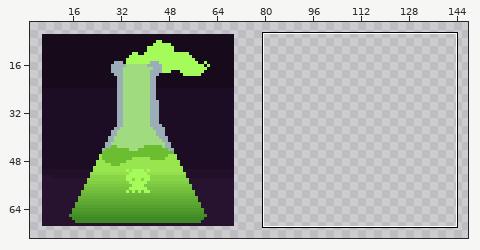
Sprite sheet -- assets/Assets/images/habilidades/poison syrup.png. Above: a wide view before the commit, with the close-up outlined.
Close-up. The starting point:
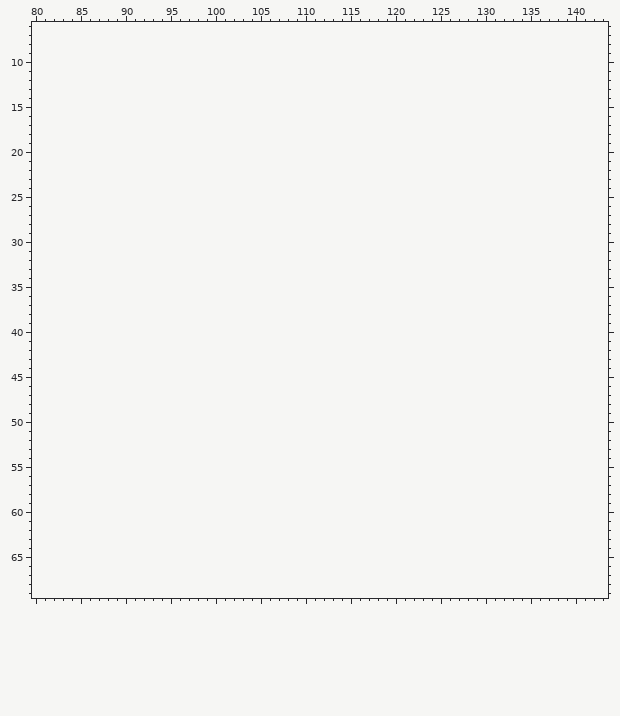
The file is 64x64 pixels. Colours within 5 levels of each other are drawn and written as one. Shown: x 80..143, y 6..69. The old version is drawn lined up with the new one, on the new canvas. The wide view leaves out empty margins.
Now the later version:
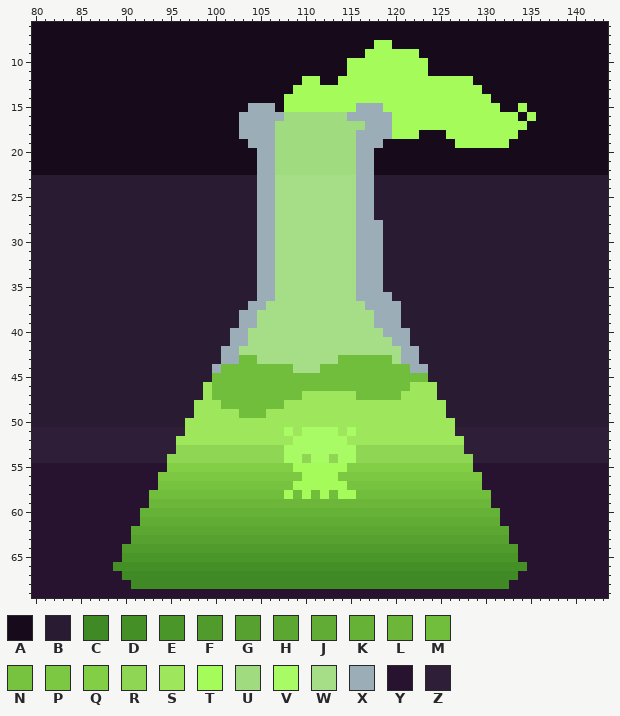
Palette (. is transparent): A #160a1b  B #291c32  C #3f8a24  D #459026  E #4a9629  F #509b2c  G #56a12f  H #5ba731  J #61ac34  K #66b237  L #6cb73a  M #71bd3c  N #77c33f  P #7dc842  Q #82ce45  R #8ed653  S #9ee65b  T #a4fb5a  U #a0dc7f  V #a9fb65  W #a5de87  X #9badb7  Y #271230  Z #2e1e38
Diff:
canvas 64x64 -> 150x76, the old top-left corner now at 6,6
Changed rows in their new state; - is an unchanged pixel.
first column x 80:
 6 AAAAAAAAAAAAAAAAAAAAAAAAAAAAAAAAAAAAAAAAAAAAAAAAAAAAAAAAAAAAAAAA
 7 AAAAAAAAAAAAAAAAAAAAAAAAAAAAAAAAAAAAAAAAAAAAAAAAAAAAAAAAAAAAAAAA
 8 AAAAAAAAAAAAAAAAAAAAAAAAAAAAAAAAAAAAAATTAAAAAAAAAAAAAAAAAAAAAAAA
 9 AAAAAAAAAAAAAAAAAAAAAAAAAAAAAAAAAAAAATTTTTTAAAAAAAAAAAAAAAAAAAAA
10 AAAAAAAAAAAAAAAAAAAAAAAAAAAAAAAAAAATTTTTTTTTAAAAAAAAAAAAAAAAAAAA
11 AAAAAAAAAAAAAAAAAAAAAAAAAAAAAAAAAAATTTTTTTTTAAAAAAAAAAAAAAAAAAAA
12 AAAAAAAAAAAAAAAAAAAAAAAAAAAAAATTAATTTTTTTTTTTTTTTAAAAAAAAAAAAAAA
13 AAAAAAAAAAAAAAAAAAAAAAAAAAAAATTTTTTTTTTTTTTTTTTTTTAAAAAAAAAAAAAA
14 AAAAAAAAAAAAAAAAAAAAAAAAAAAATTTTTTTTTTTTTTTTTTTTTTTAAAAAAAAAAAAA
15 AAAAAAAAAAAAAAAAAAAAAAAAXXXATTTTTTTTXXXTTTTTTTTTTTTTAATAAAAAAAAA
16 AAAAAAAAAAAAAAAAAAAAAAAXXXXXUUUUUUUXXXXXTTTTTTTTTTTTTTATAAAAAAAA
17 AAAAAAAAAAAAAAAAAAAAAAAXXXXUUUUUUUUUUXXXTTTTTTTTTTTTTTTAAAAAAAAA
18 AAAAAAAAAAAAAAAAAAAAAAAXXXXUUUUUUUUUXXXXTTTAAATTTTTTTTAAAAAAAAAA
19 AAAAAAAAAAAAAAAAAAAAAAAAXXXUUUUUUUUUXXXAAAAAAAATTTTTTAAAAAAAAAAA
20 AAAAAAAAAAAAAAAAAAAAAAAAAXXUUUUUUUUUXXAAAAAAAAAAAAAAAAAAAAAAAAAA
21 AAAAAAAAAAAAAAAAAAAAAAAAAXXUUUUUUUUUXXAAAAAAAAAAAAAAAAAAAAAAAAAA
22 AAAAAAAAAAAAAAAAAAAAAAAAAXXUUUUUUUUUXXAAAAAAAAAAAAAAAAAAAAAAAAAA
23 BBBBBBBBBBBBBBBBBBBBBBBBBXXWWWWWWWWWXXBBBBBBBBBBBBBBBBBBBBBBBBBB
24 BBBBBBBBBBBBBBBBBBBBBBBBBXXWWWWWWWWWXXBBBBBBBBBBBBBBBBBBBBBBBBBB
25 BBBBBBBBBBBBBBBBBBBBBBBBBXXWWWWWWWWWXXBBBBBBBBBBBBBBBBBBBBBBBBBB
26 BBBBBBBBBBBBBBBBBBBBBBBBBXXWWWWWWWWWXXBBBBBBBBBBBBBBBBBBBBBBBBBB
27 BBBBBBBBBBBBBBBBBBBBBBBBBXXWWWWWWWWWXXBBBBBBBBBBBBBBBBBBBBBBBBBB
28 BBBBBBBBBBBBBBBBBBBBBBBBBXXWWWWWWWWWXXXBBBBBBBBBBBBBBBBBBBBBBBBB
29 BBBBBBBBBBBBBBBBBBBBBBBBBXXWWWWWWWWWXXXBBBBBBBBBBBBBBBBBBBBBBBBB
30 BBBBBBBBBBBBBBBBBBBBBBBBBXXWWWWWWWWWXXXBBBBBBBBBBBBBBBBBBBBBBBBB
31 BBBBBBBBBBBBBBBBBBBBBBBBBXXWWWWWWWWWXXXBBBBBBBBBBBBBBBBBBBBBBBBB
32 BBBBBBBBBBBBBBBBBBBBBBBBBXXWWWWWWWWWXXXBBBBBBBBBBBBBBBBBBBBBBBBB
33 BBBBBBBBBBBBBBBBBBBBBBBBBXXWWWWWWWWWXXXBBBBBBBBBBBBBBBBBBBBBBBBB
34 BBBBBBBBBBBBBBBBBBBBBBBBBXXWWWWWWWWWXXXBBBBBBBBBBBBBBBBBBBBBBBBB
35 BBBBBBBBBBBBBBBBBBBBBBBBBXXWWWWWWWWWXXXBBBBBBBBBBBBBBBBBBBBBBBBB
36 BBBBBBBBBBBBBBBBBBBBBBBBBXXWWWWWWWWWXXXXBBBBBBBBBBBBBBBBBBBBBBBB
37 BBBBBBBBBBBBBBBBBBBBBBBBXXWWWWWWWWWWWXXXXBBBBBBBBBBBBBBBBBBBBBBB
38 BBBBBBBBBBBBBBBBBBBBBBBXXWWWWWWWWWWWWWXXXBBBBBBBBBBBBBBBBBBBBBBB
39 BBBBBBBBBBBBBBBBBBBBBBBXXWWWWWWWWWWWWWXXXBBBBBBBBBBBBBBBBBBBBBBB
40 BBBBBBBBBBBBBBBBBBBBBBXXWWWWWWWWWWWWWWWXXXBBBBBBBBBBBBBBBBBBBBBB
41 BBBBBBBBBBBBBBBBBBBBBBXXWWWWWWWWWWWWWWWWXXBBBBBBBBBBBBBBBBBBBBBB
42 BBBBBBBBBBBBBBBBBBBBBXXWWWWWWWWWWWWWWWWWWXXBBBBBBBBBBBBBBBBBBBBB
43 BBBBBBBBBBBBBBBBBBBBBXXMMWWWWWWWWWMMMMMMWXXBBBBBBBBBBBBBBBBBBBBB
44 BBBBBBBBBBBBBBBBBBBBXMMMMMMMMWWWMMMMMMMMMMXXBBBBBBBBBBBBBBBBBBBB
45 BBBBBBBBBBBBBBBBBBBBMMMMMMMMMMMMMMMMMMMMMMMMBBBBBBBBBBBBBBBBBBBB
46 BBBBBBBBBBBBBBBBBBBSMMMMMMMMMMMMMMMMMMMMMMSSSBBBBBBBBBBBBBBBBBBB
47 BBBBBBBBBBBBBBBBBBBSMMMMMMMMMMSSSSSSMMMMMSSSSBBBBBBBBBBBBBBBBBBB
48 BBBBBBBBBBBBBBBBBBSSSMMMMMMMSSSSSSSSSSSSSSSSSSBBBBBBBBBBBBBBBBBB
49 BBBBBBBBBBBBBBBBBBSSSSSMMMSSSSSSSSSSSSSSSSSSSSBBBBBBBBBBBBBBBBBB
50 BBBBBBBBBBBBBBBBBSSSSSSSSSSSSSSSSSSSSSSSSSSSSSSBBBBBBBBBBBBBBBBB
51 ZZZZZZZZZZZZZZZZZSSSSSSSSSSSVSVVVVSVSSSSSSSSSSSZZZZZZZZZZZZZZZZZ
52 ZZZZZZZZZZZZZZZZSSSSSSSSSSSSSVVVVVVSSSSSSSSSSSSSZZZZZZZZZZZZZZZZ
53 ZZZZZZZZZZZZZZZZRRRRRRRRRRRRVVVVVVVVRRRRRRRRRRRRZZZZZZZZZZZZZZZZ
54 ZZZZZZZZZZZZZZZRRRRRRRRRRRRRVVRVVRVVRRRRRRRRRRRRRZZZZZZZZZZZZZZZ
55 YYYYYYYYYYYYYYYQQQQQQQQQQQQQQTTTTTTQQQQQQQQQQQQQQYYYYYYYYYYYYYYY
56 YYYYYYYYYYYYYYPPPPPPPPPPPPPPPPTTTTPPPPPPPPPPPPPPPPYYYYYYYYYYYYYY
57 YYYYYYYYYYYYYYNNNNNNNNNNNNNNNTTTTTTNNNNNNNNNNNNNNNYYYYYYYYYYYYYY
58 YYYYYYYYYYYYYMMMMMMMMMMMMMMMTMTMTMTTMMMMMMMMMMMMMMMYYYYYYYYYYYYY
59 YYYYYYYYYYYYYLLLLLLLLLLLLLLLLLLLLLLLLLLLLLLLLLLLLLLYYYYYYYYYYYYY
60 YYYYYYYYYYYYKKKKKKKKKKKKKKKKKKKKKKKKKKKKKKKKKKKKKKKKYYYYYYYYYYYY
61 YYYYYYYYYYYYJJJJJJJJJJJJJJJJJJJJJJJJJJJJJJJJJJJJJJJJYYYYYYYYYYYY
62 YYYYYYYYYYYHHHHHHHHHHHHHHHHHHHHHHHHHHHHHHHHHHHHHHHHHHYYYYYYYYYYY
63 YYYYYYYYYYYGGGGGGGGGGGGGGGGGGGGGGGGGGGGGGGGGGGGGGGGGGYYYYYYYYYYY
64 YYYYYYYYYYFFFFFFFFFFFFFFFFFFFFFFFFFFFFFFFFFFFFFFFFFFFFYYYYYYYYYY
65 YYYYYYYYYYEEEEEEEEEEEEEEEEEEEEEEEEEEEEEEEEEEEEEEEEEEEEYYYYYYYYYY
66 YYYYYYYYYDDDDDDDDDDDDDDDDDDDDDDDDDDDDDDDDDDDDDDDDDDDDDDYYYYYYYYY
67 YYYYYYYYYYCCCCCCCCCCCCCCCCCCCCCCCCCCCCCCCCCCCCCCCCCCCCYYYYYYYYYY
68 YYYYYYYYYYYCCCCCCCCCCCCCCCCCCCCCCCCCCCCCCCCCCCCCCCCCCYYYYYYYYYYY
69 YYYYYYYYYYYYYYYYYYYYYYYYYYYYYYYYYYYYYYYYYYYYYYYYYYYYYYYYYYYYYYYY
Where, in picture pixels (left, top, right, bottom), the same in both close-ups:
added: (32, 22, 608, 598)
